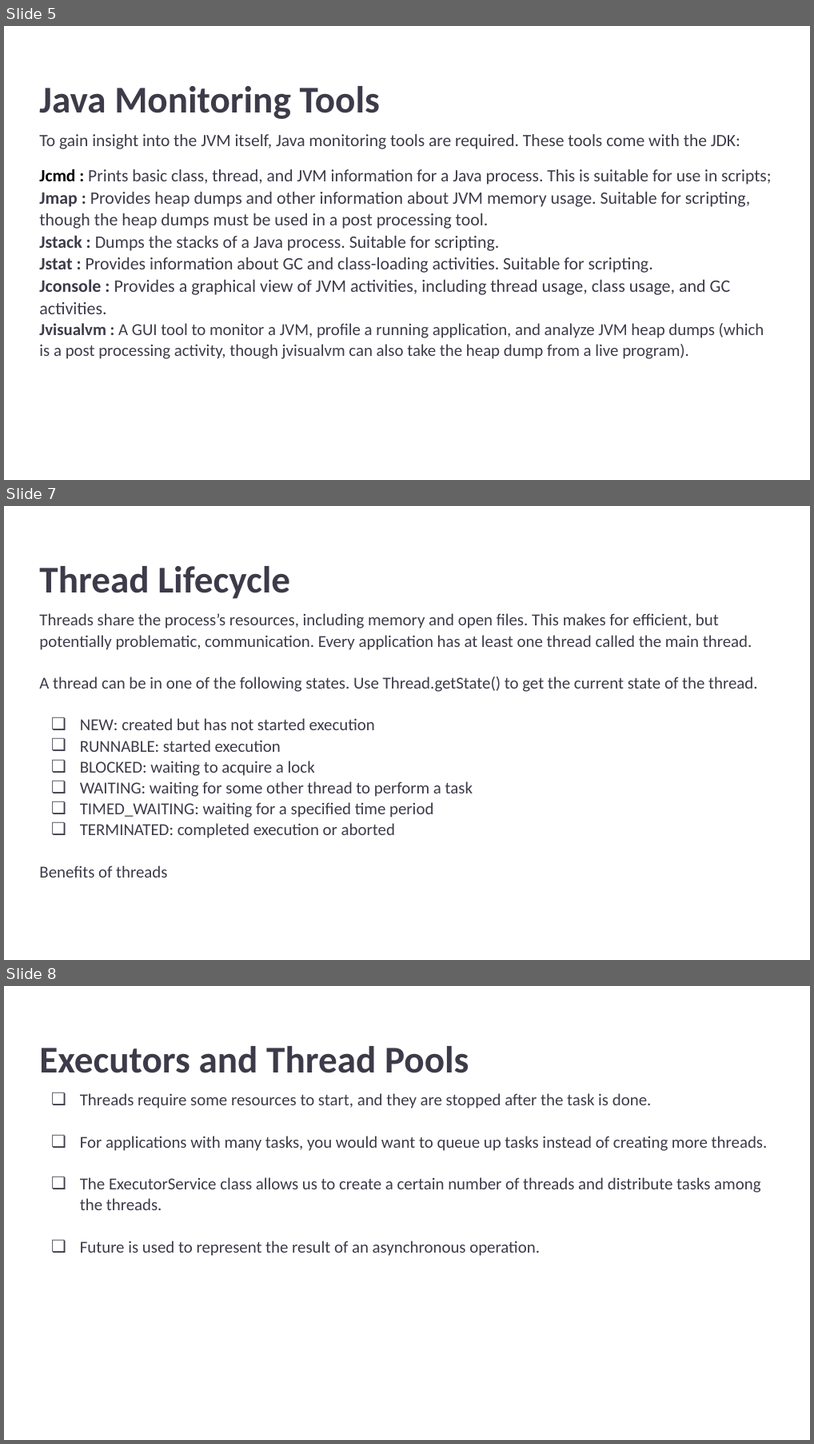
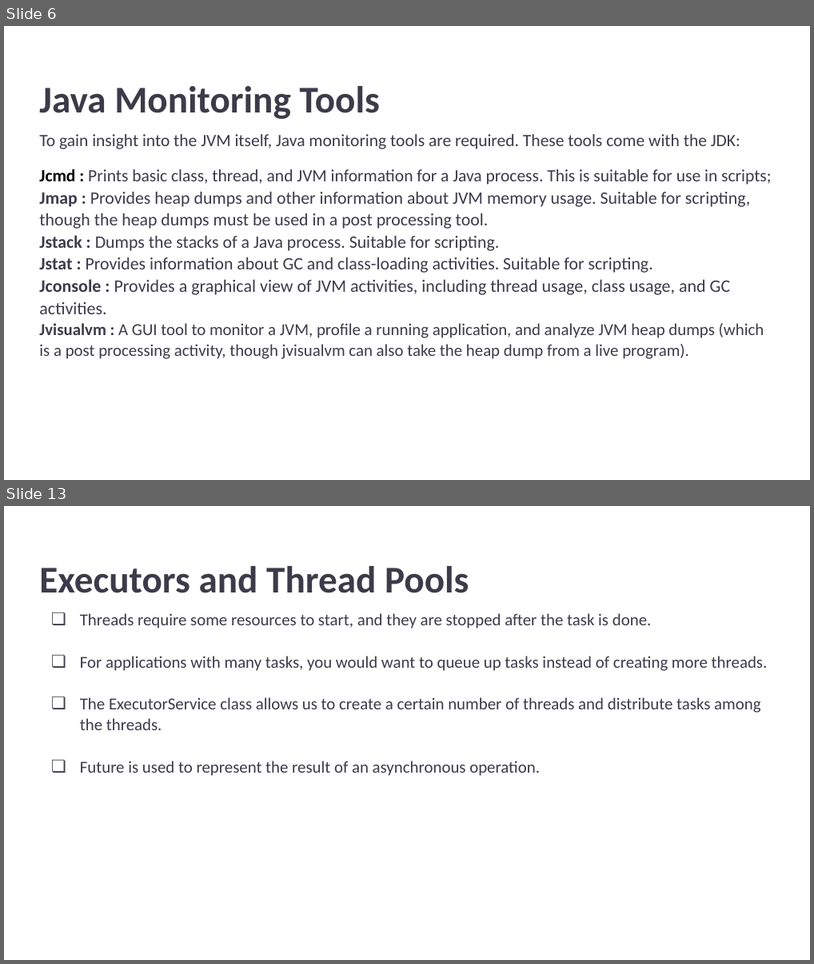
Before and after one commit to ankit741/java-performance-issues, a slide deck: src/main/resources/Java Performance & Concurrency_ A Deep Dive.pptx. Shown one above the other, each under a label of ours: slides 5, 7 and 8 before the commit, slides 6 and 13 after it; the slides between them are not shown. The pictures are 814x1444 and 814x964 pixels, drawn with LibreOffice and Linux fonts; fonts in the diff are those of the drawing. Boxes give left, top, right and bottom in pixels: in the first picture for what was removed or moved away, otherwise in the second. Text is boxed around its words. In the diff, an @@ line names an element or a change of style, - is before the commit and + after.

```diff
--- a/src/main/resources/Java Performance & Concurrency_ A Deep Dive.pptx
+++ b/src/main/resources/Java Performance & Concurrency_ A Deep Dive.pptx
@@ slide 7 removed at (4,506,810,960), background #FFFFFF @@
@@ title removed at (39,566,290,599) @@
-Thread Lifecycle
@@ text removed at (39,613,758,877) @@
-Threads share the process’s resources, including memory and open files. This makes for efficient, but potentially problematic, communication. Every application has at least one thread called the main thread.
-A thread can be in one of the following states. Use Thread.getState() to get the current state of the thread.
-❏ NEW: created but has not started execution
-❏ RUNNABLE: started execution
-❏ BLOCKED: waiting to acquire a lock
-❏ WAITING: waiting for some other thread to perform a task
-❏ TIMED_WAITING: waiting for a specified time period
-❏ TERMINATED: completed execution or aborted
-Benefits of threads
@@ what was slide 5 is now slide 6 @@
@@ what was slide 8 is now slide 13 @@
```
Also in this commit, not shown: 1 slide changed, 10 slides added, 1 other slide removed, 8 other files.
